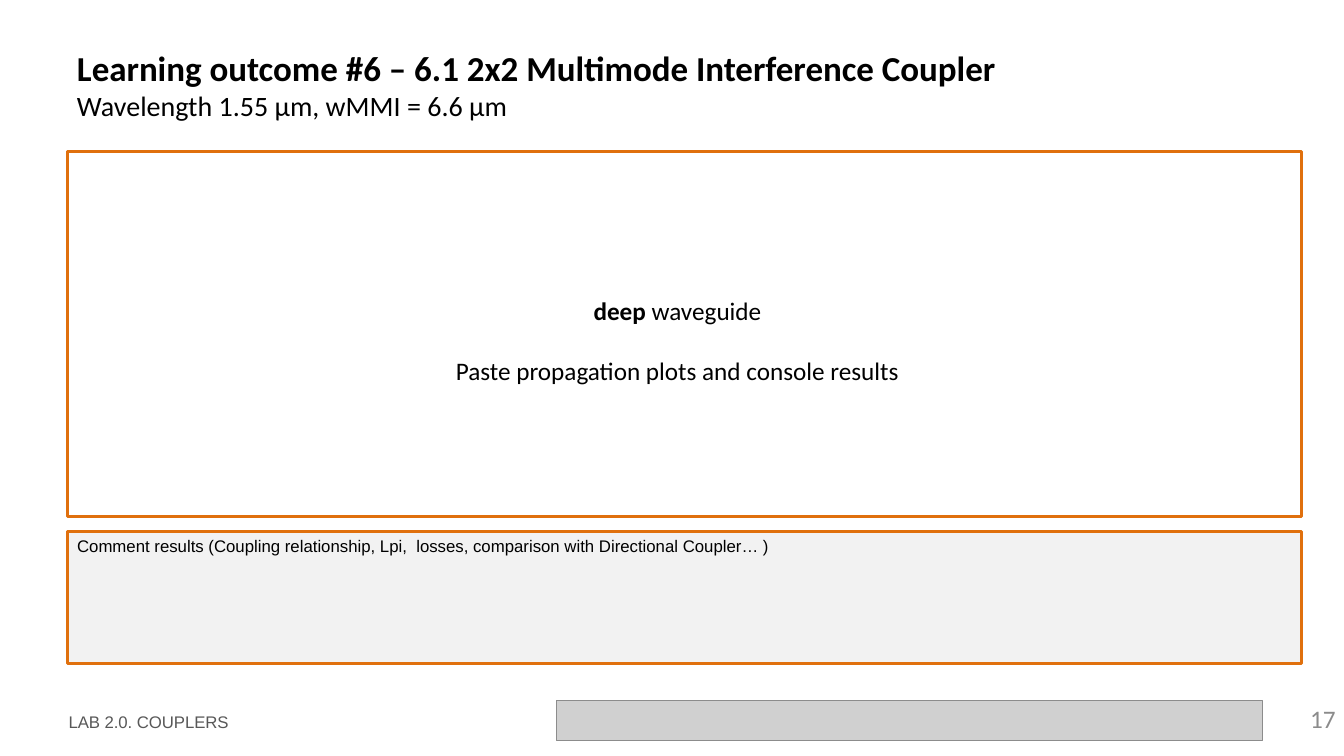
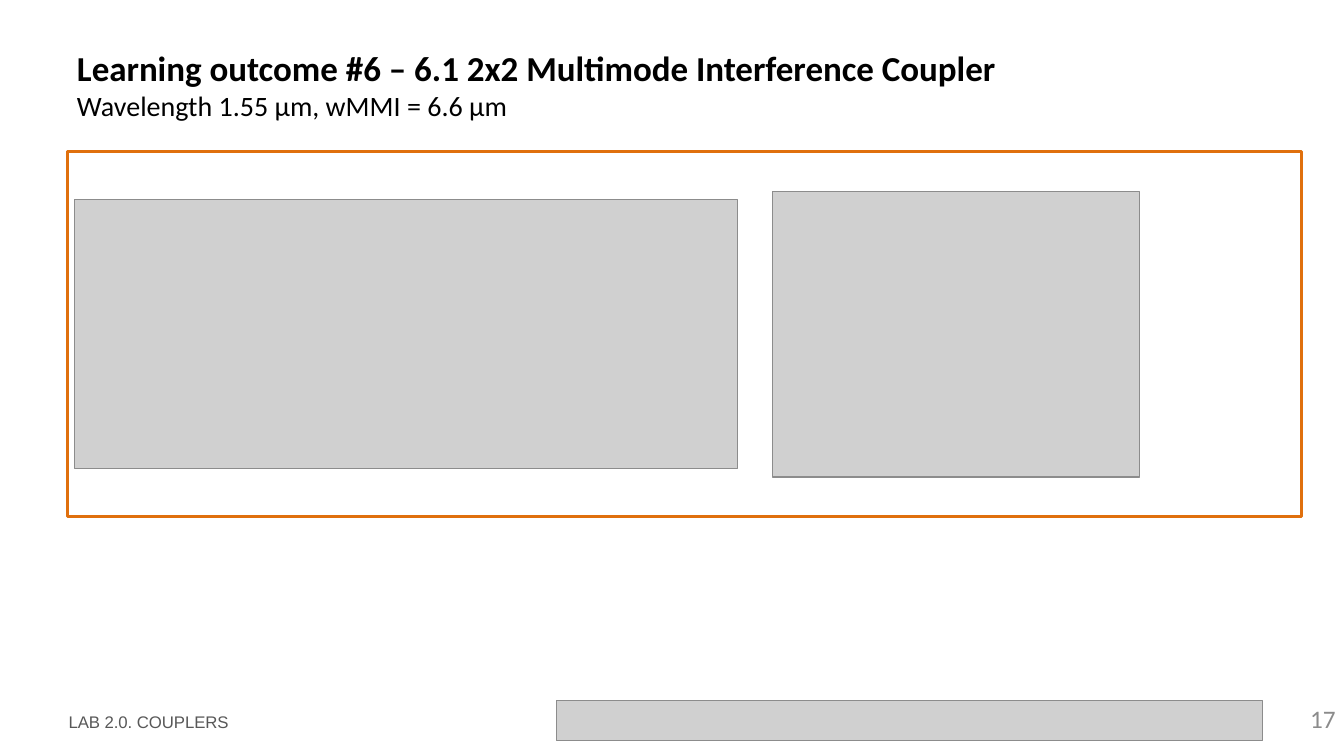
Before and after one commit to ltorjua/cifoin-lab2, a slide deck: slide 17 of LabBook_20.pptx. Drawn at 1344x756 pixels with LibreOffice and Linux fonts; fonts in the diff are those of the drawing; grey boxes stand for pictures; background and template pictures are left out. Boxes give left, top, right and bottom in pixels: in the first picture for what was removed or moved away, otherwise in the second. Text is boxed around its words. In the diff, an @@ line names an element or a change of style, - is before the commit and + after.

```diff
--- a/LabBook_20.pptx
+++ b/LabBook_20.pptx
@@ picture added at box(75, 200, 738, 469) @@
@@ picture added at box(773, 192, 1139, 478) @@
@@ text removed at box(456, 302, 898, 385) @@
-deep waveguide
-Paste propagation plots and console results
@@ rectangle removed at box(68, 531, 1303, 663) @@
-Comment results (Coupling relationship, Lpi, losses, comparison with Directional Coupler… )
```
Also in this commit, not shown: 2 other slides changed, 2 slides added, 1 other file.
